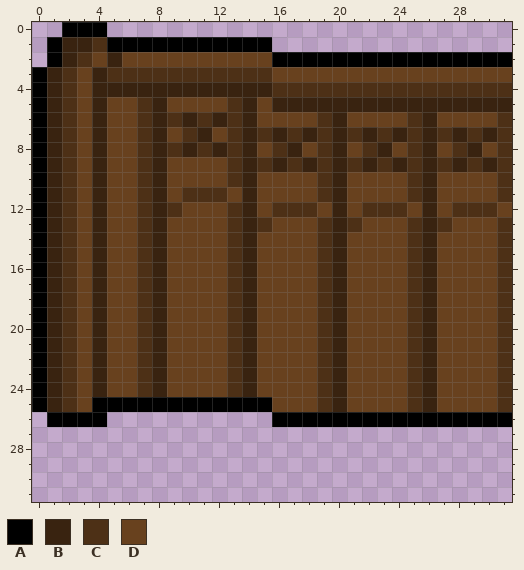
One commit to this pixel-art sprite: bin/Pew Left 1.png. Above: the version before the commit.
The file is 32x32 pixels.
Palette (. is transparent): A #000000  B #392310  C #4d3016  D #68411e
Pixels before, first column x 0:
 0 ..AAA...........................
 1 .ABBCAAAAAAAAAAA................
 2 .ABCDBDDDDDDDDDDAAAAAAAAAAAAAAAA
 3 ABCDBCCCCCCCCCCCDDDDDDDDDDDDDDDD
 4 ABCDBBBBBBBBBBBBCCCCCCCCCCCCCCCC
 5 ABCDBDDCBDDDDCBDBBBBBBBBBBBBBBBB
 6 ABCDBDDCBCBCBCBDDDDCBDDDDCBDDDDC
 7 ABCDBDDCBDCBDCBCBCBCBCBCBCBCBCBC
 8 ABCDBDDCBCBCBCBDCBDCBDCBDCBDCBDC
 9 ABCDBDDCBDDDDCBCBCBCBCBCBCBCBCBC
10 ABCDBDDCBDDDDCBDDDDCBDDDDCBDDDDC
11 ABCDBDDCBDCCCDBDDDDCBDDDDCBDDDDC
12 ABCDBDDCBCDDDCBDCCCDBDCCCDBDCCCD
13 ABCDBDDCBDDDDCBCDDDCBCDDDCBCDDDC
14 ABCDBDDCBDDDDCBDDDDCBDDDDCBDDDDC
15 ABCDBDDCBDDDDCBDDDDCBDDDDCBDDDDC
16 ABCDBDDCBDDDDCBDDDDCBDDDDCBDDDDC
17 ABCDBDDCBDDDDCBDDDDCBDDDDCBDDDDC
18 ABCDBDDCBDDDDCBDDDDCBDDDDCBDDDDC
19 ABCDBDDCBDDDDCBDDDDCBDDDDCBDDDDC
20 ABCDBDDCBDDDDCBDDDDCBDDDDCBDDDDC
21 ABCDBDDCBDDDDCBDDDDCBDDDDCBDDDDC
22 ABCDBDDCBDDDDCBDDDDCBDDDDCBDDDDC
23 ABCDBDDCBDDDDCBDDDDCBDDDDCBDDDDC
24 ABCDBDDCBDDDDCBDDDDCBDDDDCBDDDDC
25 ABCDAAAAAAAAAAAADDDCBDDDDCBDDDDC
26 .AAAA...........AAAAAAAAAAAAAAAA
Now the later version:
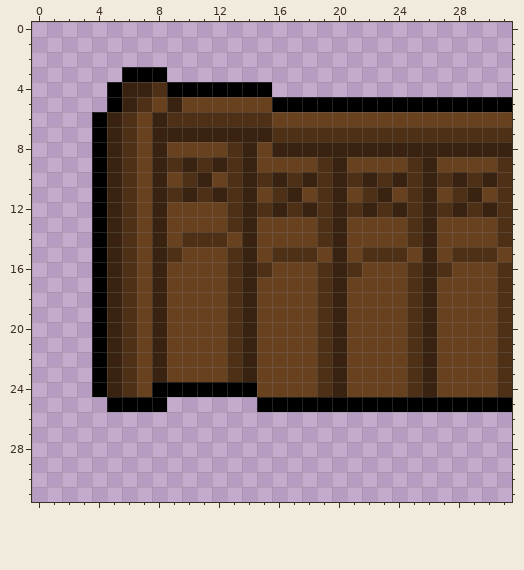
Changes in this commit:
y 0: x 2..4 AAA -> ...
y 1: x 1..15 ABBCAAAAAAAAAAA -> ...............
y 2: x 1..31 ABCDBDDDDDDDDDDAAAAAAAAAAAAAAAA -> ...............................
y 3: x 0..31 ABCDBCCCCCCCCCCCDDDDDDDDDDDDDDDD -> ......AAA.......................
y 4: x 0..5 ABCDBB -> .....A; x 8..31 BBBBBBBBCCCCCCCCCCCCCCCC -> CAAAAAAA................
y 5: x 0..6 ABCDBDD -> .....AB; x 8..9 BD -> DB; x 13..14 CB -> DD; x 16..31 BBBBBBBBBBBBBBBB -> AAAAAAAAAAAAAAAA
y 6: x 0..7 ABCDBDDC -> ....ABCD; x 10 B -> C; x 12 B -> C; x 14..15 BD -> CC; x 19..20 CB -> DD; x 25..26 CB -> DD; x 31 C -> D
y 7: x 0..7 ABCDBDDC -> ....ABCD; x 9..10 DC -> BB; x 12..13 DC -> BB; x 15..16 CB -> BC; x 18 B -> C; x 20 B -> C; x 22 B -> C; x 24 B -> C; x 26 B -> C; x 28 B -> C; x 30 B -> C
y 8: x 0..7 ABCDBDDC -> ....ABCD; x 9..12 CBCB -> DDDD; x 16 C -> B; x 18..19 DC -> BB; x 21..22 DC -> BB; x 24..25 DC -> BB; x 27..28 DC -> BB; x 30..31 DC -> BB
y 9: x 0..7 ABCDBDDC -> ....ABCD; x 9..12 DDDD -> CBCB; x 15..18 CBCB -> DDDD; x 21..24 CBCB -> DDDD; x 27..30 CBCB -> DDDD
y 10: x 0..7 ABCDBDDC -> ....ABCD; x 10..11 DD -> CB; x 15..18 DDDD -> CBCB; x 21..24 DDDD -> CBCB; x 27..30 DDDD -> CBCB
y 11: x 0..7 ABCDBDDC -> ....ABCD; x 9..10 DC -> CB; x 12..13 CD -> BC; x 16..17 DD -> CB; x 22..23 DD -> CB; x 28..29 DD -> CB
y 12: x 0..7 ABCDBDDC -> ....ABCD; x 9 C -> D; x 15..16 DC -> CB; x 18..19 CD -> BC; x 21..22 DC -> CB; x 24..25 CD -> BC; x 27..28 DC -> CB; x 30..31 CD -> BC
y 13: x 0..7 ABCDBDDC -> ....ABCD; x 15 C -> D; x 21 C -> D; x 27 C -> D
y 14: x 0..7 ABCDBDDC -> ....ABCD; x 10..13 DDDC -> CCCD
y 15: x 0..7 ABCDBDDC -> ....ABCD; x 9 D -> C; x 16..19 DDDC -> CCCD; x 22..25 DDDC -> CCCD; x 28..31 DDDC -> CCCD
y 16: x 0..7 ABCDBDDC -> ....ABCD; x 15 D -> C; x 21 D -> C; x 27 D -> C
y 17..23: x 0..7 ABCDBDDC -> ....ABCD
y 24: x 0..14 ABCDBDDCBDDDDCB -> ....ABCDAAAAAAA
y 25: x 0..4 ABCDA -> .....; x 9..14 AAAAAA -> ......; x 16..31 DDDCBDDDDCBDDDDC -> AAAAAAAAAAAAAAAA
y 26: x 1..4 AAAA -> ....; x 16..31 AAAAAAAAAAAAAAAA -> ................
Where, in picture pixels (left, top, right, bottom), the same in both pictures:
changed: (32, 22, 512, 427)
